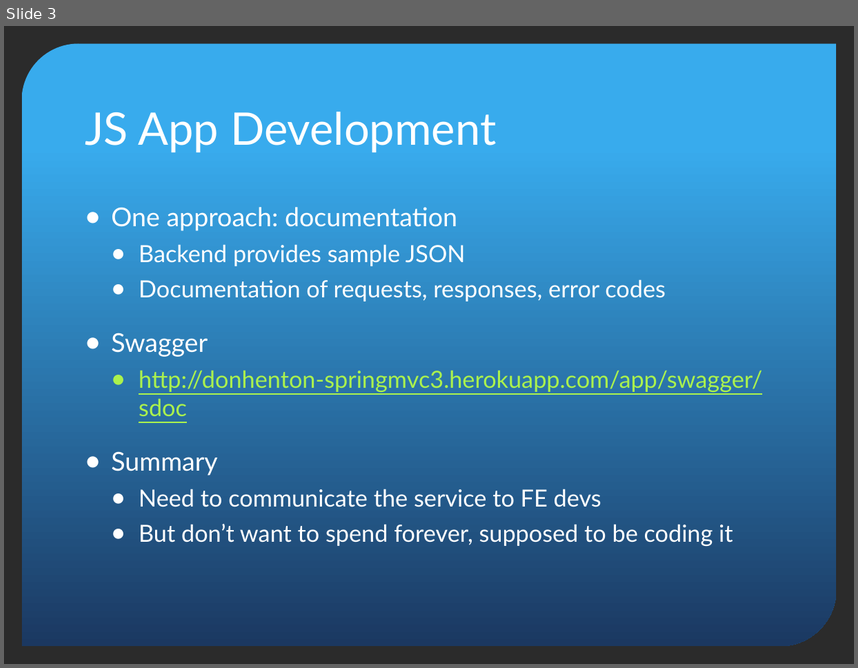
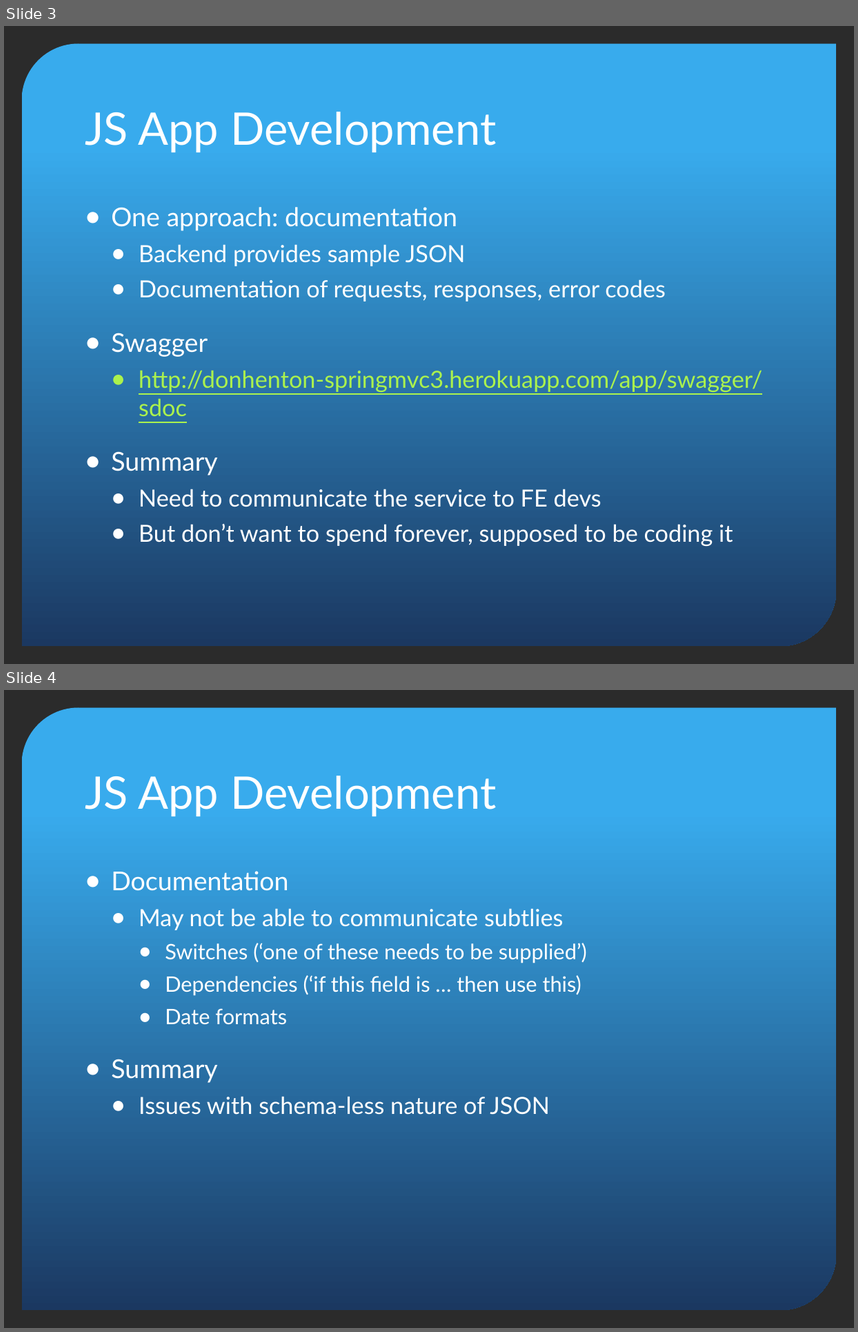
Before and after one commit to donhenton/mountebank-UI, a slide deck: docs/madjs/MADJS-Mountebank.pptx. Shown one above the other, each under a label of ours: slide 3 before the commit, slides 3 and 4 after it. The pictures are 858x668 and 858x1332 pixels, drawn with LibreOffice and Linux fonts; fonts in the diff are those of the drawing; background and template pictures are left out; a plain dark background stands for a picture behind light text. Boxes give left, top, right and bottom in pixels: in the first picture for what was removed or moved away, otherwise in the second. Text is boxed around its words. In the diff, an @@ line names an element or a change of style, - is before the commit and + after.

```diff
--- a/docs/madjs/MADJS-Mountebank.pptx
+++ b/docs/madjs/MADJS-Mountebank.pptx
@@ slide 4 added at bbox=[4, 690, 854, 1328], background picture (left out); not listed: 1 template element that a slide beside it also shows @@
@@ title added at bbox=[85, 776, 496, 816], 38 pt, text #FFFFFF @@
+JS App Development
@@ text added at bbox=[111, 871, 587, 1114], 18 pt, text #FFFFFF @@
+● Documentation
+  ● May not be able to communicate subtlies
+    ● Switches (‘one of these needs to be supplied’)
+    ● Dependencies (‘if this field is … then use this)
+    ● Date formats
+● Summary
+  ● Issues with schema-less nature of JSON
```
Also in this commit, not shown: 3 slides changed, 2 other slides added, 1 slide removed, 2 other files.
